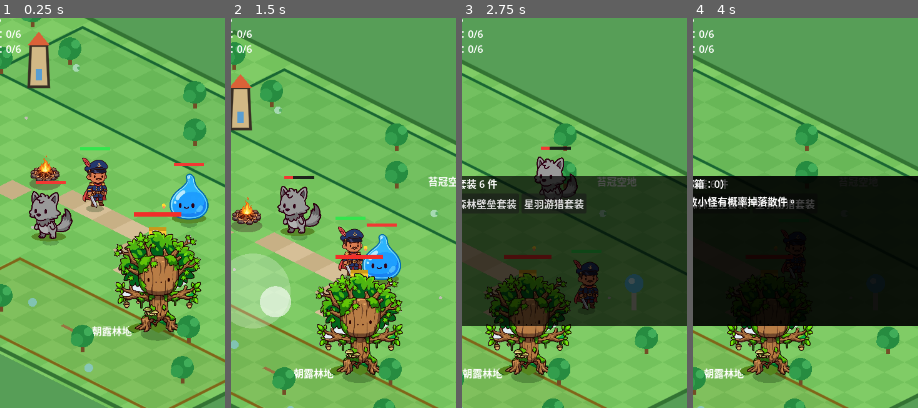
Above: before the commit, frames 1-4 (left to right).
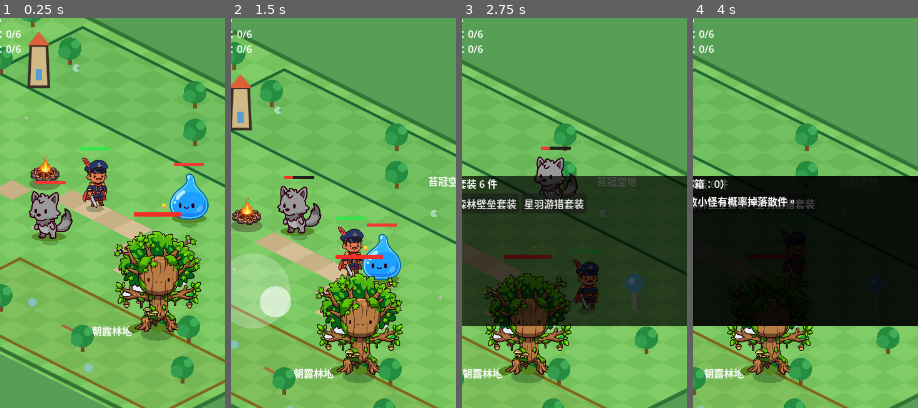
Above: after the commit, the same moments.

Repository: oneyi53/game
Game: Godot game, scene res://scenes/main.tscn
Two runs of this game, one before a commit and one after it. Both use one fixed random seed, a clock stepped at 60 frames per second and the inputs below.
Inputs (mouse positions are % of the whole screen's width and height, from its top left):
- Up to frame 1 (0.25 s): no input
- Up to frame 2 (1.5 s): tap Enter at 0.5 s; move the mouse to (72, 45) at 0.52 s; hold Right (ui_right) 0.53-1.25 s; tap E at 0.6 s; click (72, 45) at 0.67 s; tap Space at 0.77 s; drag from (30, 55) to (84, 70) at 1.27 s
- Up to frame 3 (2.75 s): move the mouse to (60, 28) at 2.02 s; hold Right (ui_right) from 2.03 s (still down); tap Q at 2.1 s
- Up to frame 4 (4 s): release Right (ui_right) at 2.75 s; drag from (45, 71) to (20, 35) at 2.77 s; move the mouse to (80, 66) at 3.52 s; hold Left (ui_left) from 3.53 s (still down); tap B at 3.6 s; tap Space at 3.77 s
The pictures show only the part of the screen within x 25-75%, y 20-70%; the shares and areas given below are measured in that part.

The runs differ from the first frame. In frame 1, 0.1% of the frame differs, in the area x 66-75%, y 53-56%; in frame 2, 0.1%; in frame 3, less than 0.1%; in frame 4, less than 0.1%.

Commit message:
Integrate Muse chest sprite while retaining opened state

Diff:
--- a/scripts/interactable/chest.gd
+++ b/scripts/interactable/chest.gd
@@ -2,6 +2,7 @@
 extends Area2D
 
 const WorldProjectionScript = preload("res://scripts/core/world_projection.gd")
+const CHEST_TEXTURE: Texture2D = preload("res://assets/art-v1/sprites/scene/chest.png")
 
 # A chest that opens once. Opening gives gold and emits "opened",
 # which the main scene uses to update gold and auto-save.
@@ -28,12 +29,8 @@
     var projection_offset: Vector2 = WorldProjectionScript.world_to_screen(global_position) - global_position
     draw_set_transform(projection_offset, 0.0, Vector2(1.0, 0.45))
     draw_circle(Vector2.ZERO, 13.0, Color(0.05, 0.18, 0.05, 0.25))
-    draw_set_transform(projection_offset + Vector2(0.0, -10.0))
-    # Visual only: same 28x20 box, same open/closed logic.
+    draw_set_transform(projection_offset)
+    # 512px canvas, bottom anchor (256, 480), displayed at 60px high.
+    draw_texture_rect(CHEST_TEXTURE, Rect2(-30.0, -56.25, 60.0, 60.0), false)
     if is_open:
-        draw_rect(Rect2(-14.0, -10.0, 28.0, 20.0), Color(0.5, 0.35, 0.1))
-        draw_rect(Rect2(-14.0, -10.0, 28.0, 4.0), Color(0.35, 0.25, 0.08))
-    else:
-        draw_rect(Rect2(-14.0, -10.0, 28.0, 20.0), Color(1.0, 0.8, 0.2))
-        draw_rect(Rect2(-14.0, -10.0, 28.0, 6.0), Color(0.8, 0.6, 0.1))
-        draw_circle(Vector2(0.0, 0.0), 3.0, Color(1.0, 0.9, 0.4))
+        draw_line(Vector2(-8.0, -12.0), Vector2(8.0, -18.0), Color(0.95, 0.8, 0.42, 0.9), 2.0)
